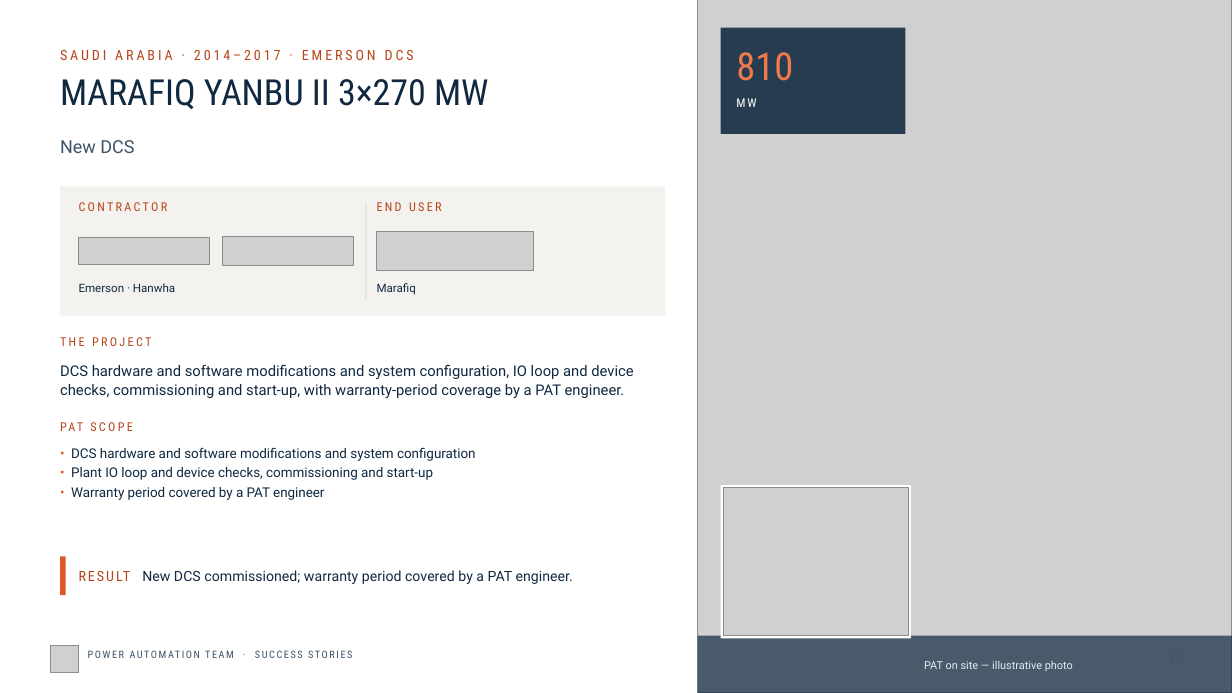
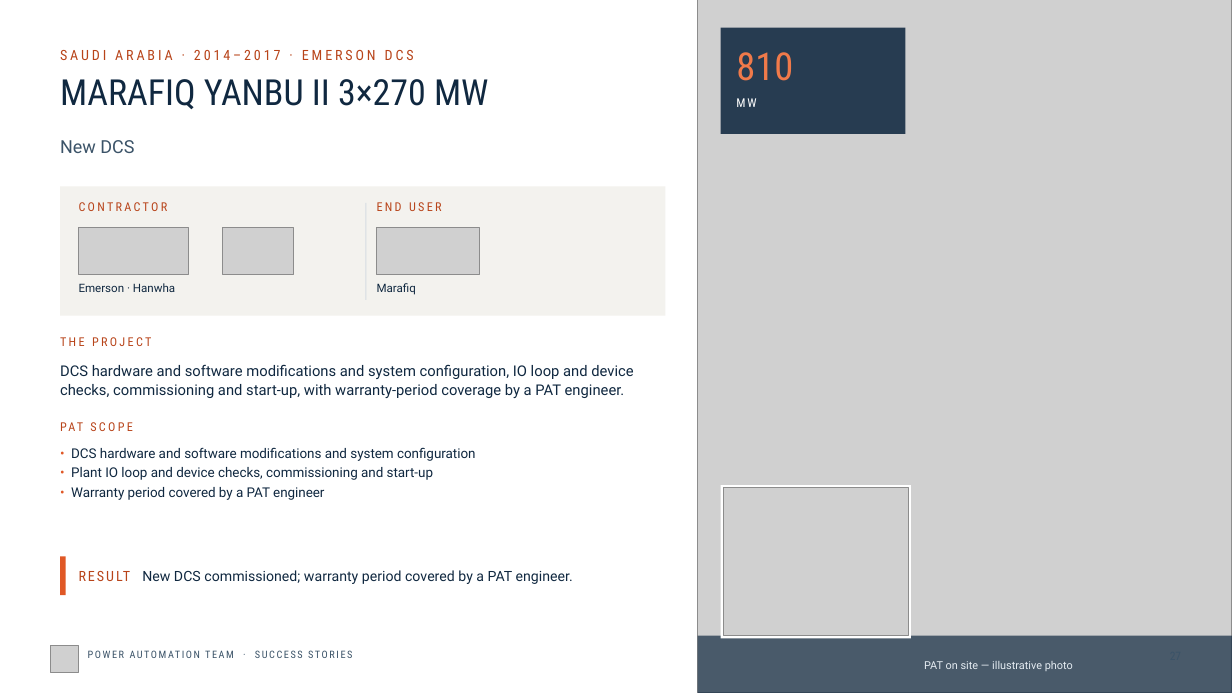
Before and after one commit to aldiwan883-spec/pat-dcs, a slide deck: slide 27 of presentation/success-stories/out/PAT-success-stories.pptx. Drawn at 1232x693 pixels with LibreOffice and Linux fonts; fonts in the diff are those of the drawing; grey boxes stand for pictures. Boxes give left, top, right and bottom in pixels: in the first picture for what was removed or moved away, otherwise in the second. Text is boxed around its words. In the diff, an @@ line names an element or a change of style, - is before the commit and + after.

```diff
--- a/presentation/success-stories/out/PAT-success-stories.pptx
+++ b/presentation/success-stories/out/PAT-success-stories.pptx
@@ picture: place and size @@
-picture at [79, 238, 209, 264]
+picture at [79, 228, 189, 274]
@@ picture: place and size @@
-picture at [223, 237, 353, 265]
+picture at [223, 228, 294, 274]
@@ picture: place and size @@
-picture at [377, 231, 534, 270]
+picture at [377, 228, 480, 274]
```
Also in this commit, not shown: 25 other slides changed, 44 other files.
